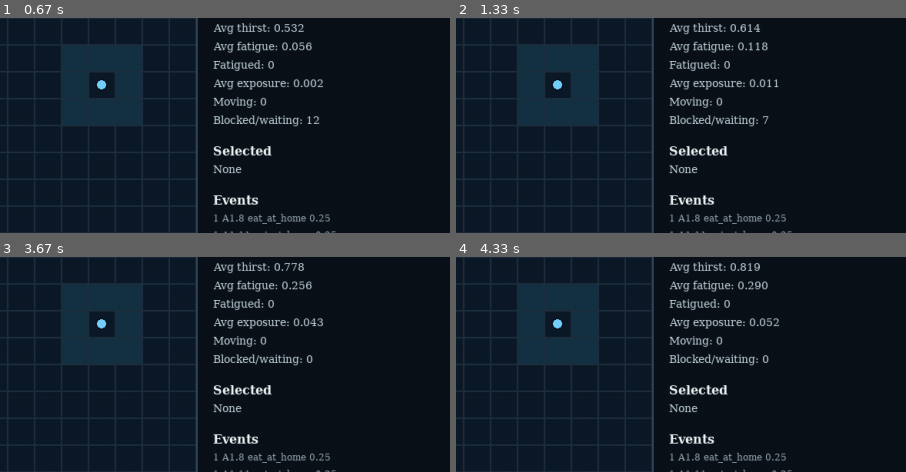
Above: before the commit, frames 1-4 (two rows, left to right).
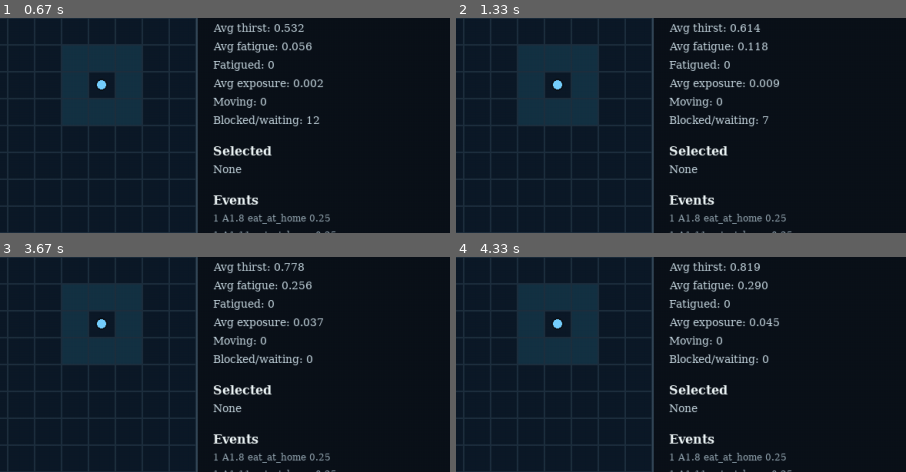
Above: after the commit, the same moments.

Repository: qmanhbeo/GAIA
Game: pygame game, started from main.py
The game is run twice, just before and just after one commit, with the same random seed, the same clock (stepped at 60 frames per second) and the same inputs.
Inputs:
- Up to frame 1 (0.67 s): hold Right from 0.33 s (still down)
- Up to frame 2 (1.33 s): release Right at 0.8 s; hold Right 0.83-1.3 s; tap Space at 0.9, 1.2 s
- Up to frame 3 (3.67 s): tap - at 2 s; hold Right 2.83-3.3 s; tap Space at 2.9, 3.2, 3.4 s; hold Right from 3.33 s (still down)
- Up to frame 4 (4.33 s): tap Space at 3.7, 4.07 s; release Right at 3.97 s; hold Right from 4 s (still down)
The pictures show only the part of the screen within x 50-100%, y 50-100%; the shares and areas given below are measured in that part.

Frame 1 is identical in both runs. In frame 2, less than 0.1% of the frame differs, in the area x 68-72%, y 28-33%; in frame 3, less than 0.1%; in frame 4, less than 0.1%.

Commit message:
feat: add tile-specific exposure pressure

Diff:
--- a/spatial_simulation.py
+++ b/spatial_simulation.py
@@ -59,6 +59,7 @@
     passable: bool
     occupancy_limit: int
     color: str
+    exposure_pressure: float = 0.01
 
     def as_dict(self, occupied: int = 0) -> dict[str, Any]:
         return {
@@ -70,6 +71,7 @@
             "occupancy_limit": self.occupancy_limit,
             "occupied": occupied,
             "color": self.color,
+            "exposure_pressure": self.exposure_pressure,
         }
 
 
@@ -415,6 +417,12 @@
                 color=base_tile.color,
             )
 
+        exposure_map = {"plain": 0.01, "road": 0.005, "brush": 0.015, "marsh": 0.02}
+        for tile in tiles.values():
+            tile.exposure_pressure = exposure_map.get(tile.kind, 0.0)
+        for home in [node for node in self.nodes if node.kind == "home"]:
+            tiles[(home.x, home.y)].exposure_pressure = 0.0
+
         return tiles
 
     def _build_home_map(self) -> dict[int, SpatialNode]:
@@ -560,7 +568,9 @@
         if (agent.x, agent.y) == (home.x, home.y):
             agent.exposure = max(0.0, agent.exposure - phys.exposure_recovery_per_tick_at_home)
         else:
-            agent.exposure = min(1.0, agent.exposure + phys.exposure_increase_per_tick_away_from_home)
+            tile = self.tiles.get((agent.x, agent.y))
+            pressure = tile.exposure_pressure if tile else phys.exposure_increase_per_tick_away_from_home
+            agent.exposure = min(1.0, agent.exposure + pressure)
 
     def _tile(self, position: tuple[int, int]) -> SpatialTile:
         return self.tiles[position]
--- a/tests/test_exposure.py
+++ b/tests/test_exposure.py
@@ -3,7 +3,7 @@
 import unittest
 
 from gaia_config import PhysiologyConfig, SimulationConfig
-from spatial_simulation import SpatialPrototypeEngine
+from spatial_simulation import SpatialPrototypeEngine, SpatialTile
 
 
 class ExposureScaffoldTests(unittest.TestCase):
@@ -88,5 +88,71 @@
         self.assertIsInstance(d["exposure"], float)
 
 
+class TileExposurePressureTests(unittest.TestCase):
+    def setUp(self):
+        self.config = SimulationConfig(
+            days=5, seed=10, num_households=1, members_per_household=2,
+            grid_width=12, grid_height=10,
+        )
+        self.engine = SpatialPrototypeEngine(config=self.config)
+        self.agent = self.engine.agents[0]
+        self.home = self.engine._home_for_agent(self.agent)
+
+    def test_tile_snapshot_includes_exposure_pressure(self):
+        tile = next(iter(self.engine.tiles.values()))
+        d = tile.as_dict()
+        self.assertIn("exposure_pressure", d)
+
+    def test_home_tile_pressure_zero(self):
+        tile = self.engine.tiles[(self.home.x, self.home.y)]
+        self.assertEqual(tile.exposure_pressure, 0.0)
+
+    def test_marsh_pressure_higher_than_plain(self):
+        marsh = self._tile_by_kind("marsh")
+        plain = self._tile_by_kind("plain")
+        self.assertGreater(marsh.exposure_pressure, plain.exposure_pressure)
+
+    def test_road_pressure_lower_than_plain(self):
+        road = self._tile_by_kind("road")
+        plain = self._tile_by_kind("plain")
+        self.assertLess(road.exposure_pressure, plain.exposure_pressure)
+
+    def test_marsh_accumulates_faster_than_plain(self):
+        marsh_tile = self._tile_by_kind("marsh")
+        plain_tile = self._tile_by_kind("plain")
+
+        self.agent.x, self.agent.y = plain_tile.x, plain_tile.y
+        self.agent.exposure = 0.0
+        self.engine.step()
+        plain_gain = self.agent.exposure
+
+        self.agent.x, self.agent.y = marsh_tile.x, marsh_tile.y
+        self.agent.exposure = 0.0
+        self.engine.step()
+        marsh_gain = self.agent.exposure
+
+        self.assertGreater(marsh_gain, plain_gain)
+
+    def test_exposure_clamped_above_with_tile_pressure(self):
+        away = self._tile_by_kind("plain")
+        self.agent.x, self.agent.y = away.x, away.y
+        self.agent.exposure = 0.99
+        for _ in range(5):
+            self.engine.step()
+        self.assertLessEqual(self.agent.exposure, 1.0)
+
+    def test_exposure_recovers_at_home_with_tile_pressure(self):
+        self.agent.exposure = 0.5
+        self.agent.x, self.agent.y = self.home.x, self.home.y
+        self.engine.step()
+        self.assertLess(self.agent.exposure, 0.5)
+
+    def _tile_by_kind(self, kind: str) -> SpatialTile:
+        for tile in self.engine.tiles.values():
+            if tile.kind == kind:
+                return tile
+        raise ValueError(f"No tile of kind {kind}")
+
+
 if __name__ == "__main__":
     unittest.main()
